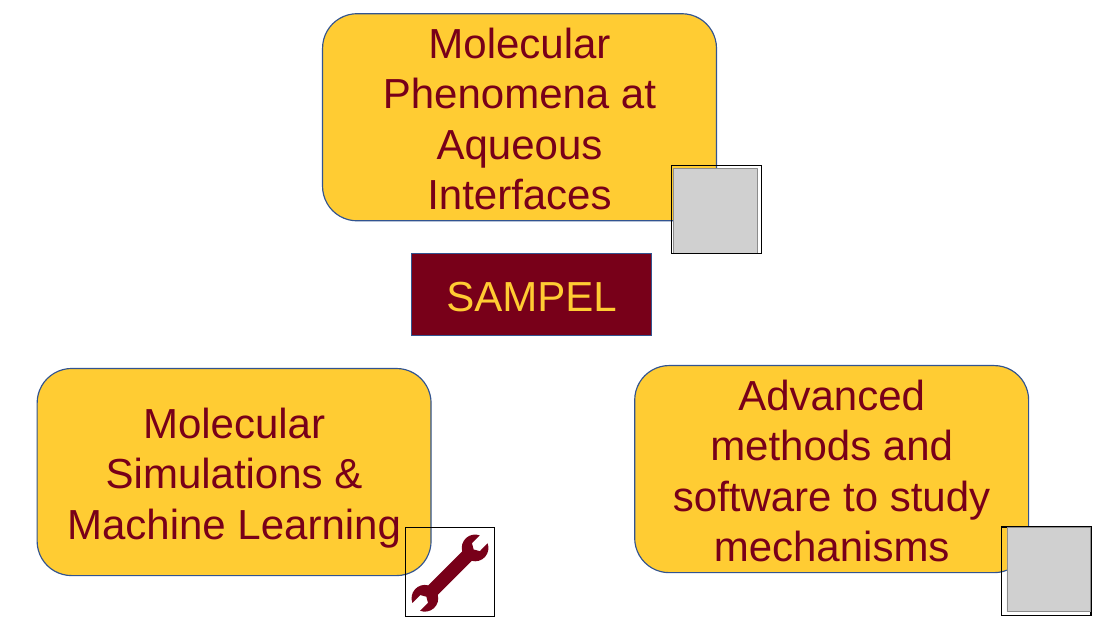
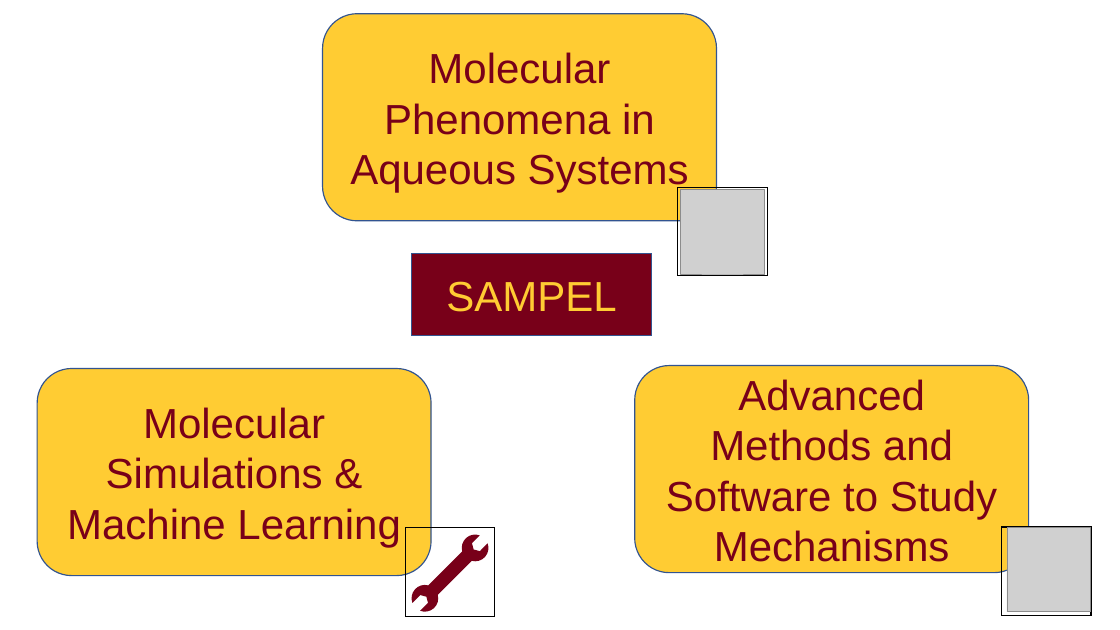
Before and after one commit to SAMPEL-Group/website, a slide deck: slide 1 of Data/cover_image.pptx. Drawn at 1120x630 pixels with LibreOffice and Linux fonts; fonts in the diff are those of the drawing; grey boxes stand for pictures. Boxes give left, top, right and bottom in pixels: in the first picture for what was removed or moved away, otherwise in the second. Text is boxed around its words. In the diff, an @@ line names an element or a change of style, - is before the commit and + after.

```diff
--- a/Data/cover_image.pptx
+++ b/Data/cover_image.pptx
@@ text in rounded rectangle at [350, 52, 689, 192]: text changed @@
-Molecular Phenomena at Aqueous Interfaces
+Molecular Phenomena in Aqueous Systems
@@ rectangle: place and size @@
-rectangle at [672, 166, 762, 254]
+rectangle at [678, 187, 768, 276]
@@ picture: place and size @@
-picture at [673, 169, 758, 254]
+picture at [681, 190, 765, 275]
@@ text in rounded rectangle at [666, 379, 997, 562]: text changed @@
-Advanced methods and software to study mechanisms
+Advanced Methods and Software to Study Mechanisms
```
Also in this commit, not shown: 3 other files.
